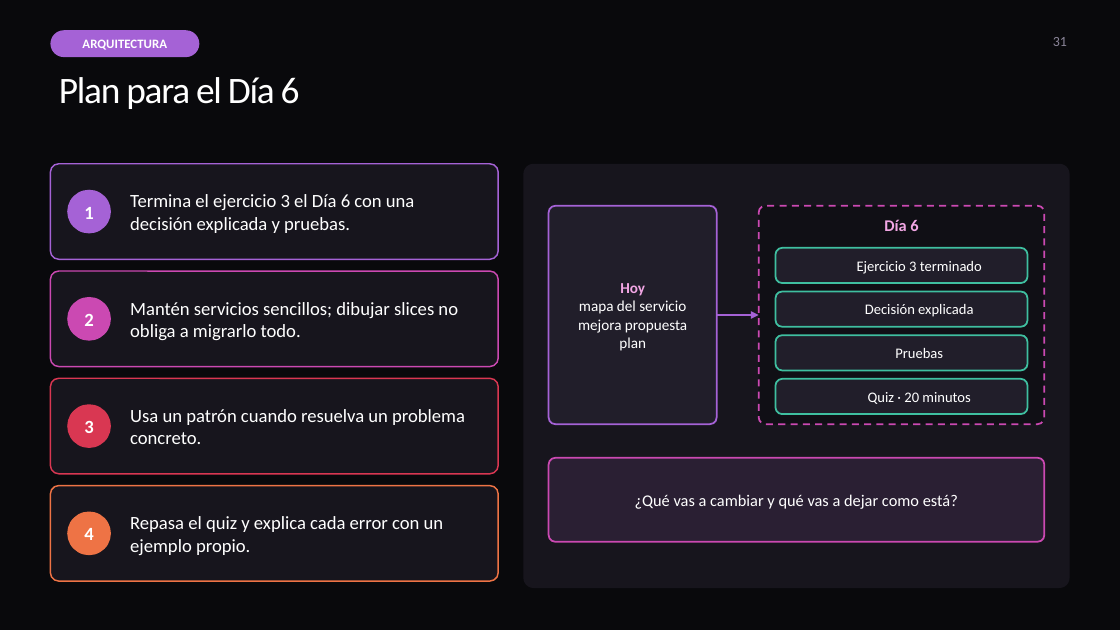
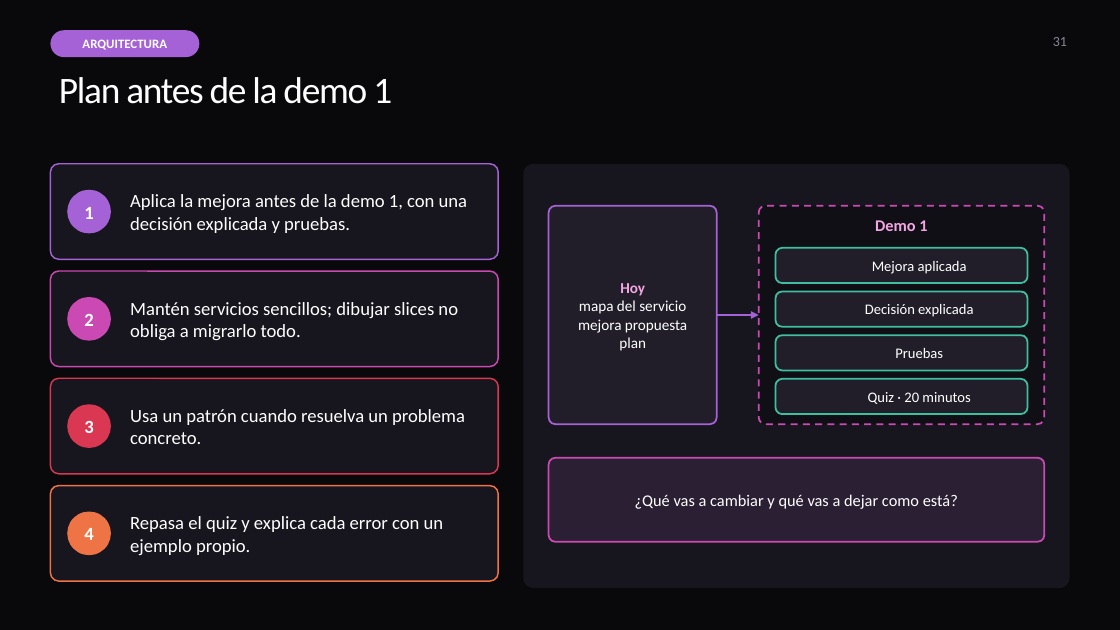
Before and after one commit to ybenzina/formacion-dotnet-junior, a slide deck: slide 31 of docs/masterclasses/masterclass-architecture.pptx. Drawn at 1120x630 pixels with LibreOffice and Linux fonts; fonts in the diff are those of the drawing; background and template pictures are left out. Boxes give left, top, right and bottom in pixels: in the first picture for what was removed or moved away, otherwise in the second. Text is boxed around its words. In the diff, an @@ line names an element or a change of style, - is before the commit and + after.

```diff
--- a/docs/masterclasses/masterclass-architecture.pptx
+++ b/docs/masterclasses/masterclass-architecture.pptx
@@ title at bbox=[59, 77, 392, 104]: text changed @@
-Plan para el Día 6
+Plan antes de la demo 1
@@ text at bbox=[130, 194, 467, 233]: text changed @@
-Termina el ejercicio 3 el Día 6 con una decisión explicada y pruebas.
+Aplica la mejora antes de la demo 1, con una decisión explicada y pruebas.
@@ text at bbox=[875, 220, 927, 231]: text changed @@
-Día 6
+Demo 1
@@ text in rounded rectangle at bbox=[872, 261, 967, 274]: text changed @@
-Ejercicio 3 terminado
+Mejora aplicada
```
Also in this commit, not shown: 3 other slides changed, 8 other files.
